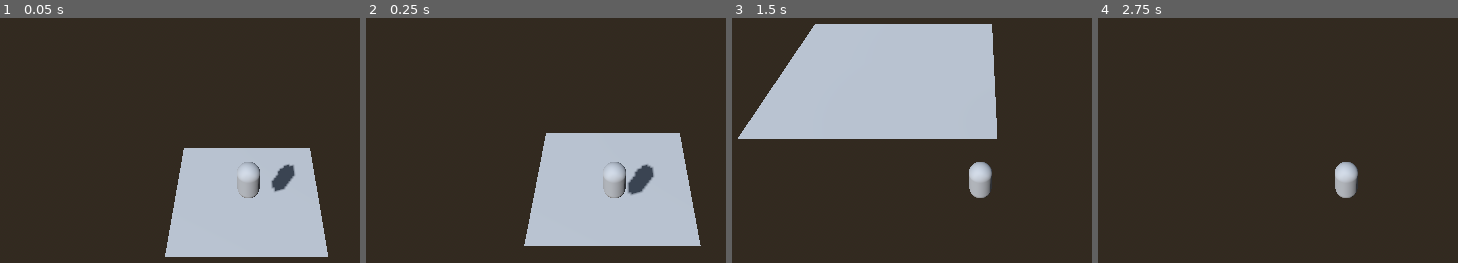
Above: before the commit, frames 1-4 (left to right).
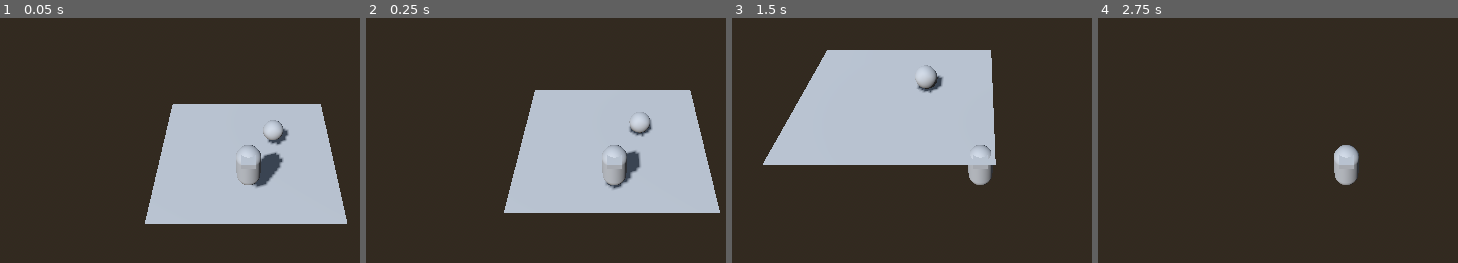
Above: after the commit, the same moments.

Repository: rockrick1/gmtk-jammers
Game: Godot game, scene res://Scenes/Game.tscn
Same seed, same stepped clock (60 frames per second), same inputs: the game is played once before the commit and once after it.
Inputs (mouse positions are in pixels of both pictures, inside the frame that each line leads up to):
- Up to frame 1 (0.05 s): no input
- Up to frame 2 (0.25 s): no input
- Up to frame 3 (1.5 s): move the mouse to (outside the picture) at 0.52 s; hold D (move_right) 0.53-1.28 s; hold 1 0.53-1.28 s; click (outside the picture) at 0.6 s; tap Space (jump, bound only after the commit) at 0.77, 1.07 s; move the mouse to (822, 201) at 1.27 s; hold S (move_down) from 1.28 s (still down); tap 1 at 1.35 s
- Up to frame 4 (2.75 s): tap Space (jump, bound only after the commit) at 1.52, 1.82, 2.3 s; tap 2 at 1.55 s; tap Enter at 2 s; move the mouse to (1425, 81) at 2.02 s; release S (move_down) at 2.03 s; hold D (move_right) from 2.03 s (still down); hold 2 from 2.03 s (still down)

The runs differ from the first frame. In frame 1, 20% of the frame differs, in the area x 40-97%, y 35-98%; in frame 2, 21%, in the area x 38-99%, y 29-94%; in frame 3, 17%; in frame 4, 1.1%.

Commit message:
wip: hunting system

Diff:
--- /dev/null
+++ b/Scenes/Characters/CharacterComponent.tscn
@@ -0,0 +1,14 @@
+[gd_scene load_steps=2 format=3 uid="uid://bjegsvqkgr671"]
+
+[ext_resource type="Script" path="res://Scripts/Characters/CharacterComponent.gd" id="1_klyxb"]
+
+[node name="CharacterComponent" type="Node"]
+script = ExtResource("1_klyxb")
+
+[node name="HealCooldown" type="Timer" parent="."]
+wait_time = 10.0
+
+[node name="HealTimer" type="Timer" parent="."]
+
+[connection signal="timeout" from="HealCooldown" to="." method="_on_heal_cooldown_timeout"]
+[connection signal="timeout" from="HealTimer" to="." method="_on_heal_timer_timeout"]
--- /dev/null
+++ b/Scenes/Characters/Frog.tscn
@@ -0,0 +1,20 @@
+[gd_scene load_steps=5 format=3 uid="uid://bnmyahwtankay"]
+
+[ext_resource type="Script" path="res://Scripts/Characters/BaseAnimal.gd" id="1_duv0k"]
+[ext_resource type="Script" path="res://Scripts/Characters/CharacterComponent.gd" id="2_hs6sr"]
+
+[sub_resource type="SphereMesh" id="SphereMesh_ke470"]
+
+[sub_resource type="SphereShape3D" id="SphereShape3D_ha06a"]
+
+[node name="Frog" type="CharacterBody3D"]
+script = ExtResource("1_duv0k")
+
+[node name="Mesh" type="MeshInstance3D" parent="."]
+mesh = SubResource("SphereMesh_ke470")
+
+[node name="CollisionShape3D" type="CollisionShape3D" parent="."]
+shape = SubResource("SphereShape3D_ha06a")
+
+[node name="CharacterComponent" type="Node" parent="."]
+script = ExtResource("2_hs6sr")
--- a/Scenes/Characters/Player.tscn
+++ b/Scenes/Characters/Player.tscn
@@ -1,30 +1,53 @@
-[gd_scene load_steps=9 format=3 uid="uid://3gq3wcfpsh33"]
+[gd_scene load_steps=12 format=3 uid="uid://3gq3wcfpsh33"]
 
 [ext_resource type="Script" path="res://Scripts/Characters/Player/Player.gd" id="1_rshrx"]
 [ext_resource type="Script" path="res://Scripts/Utils/StateMachine/StateMachine.gd" id="2_iykif"]
 [ext_resource type="Script" path="res://Scripts/Characters/Player/PlayerIdle.gd" id="3_otqqb"]
-[ext_resource type="Script" path="res://Scripts/Characters/CharacterComponent.gd" id="3_ryte0"]
 [ext_resource type="Script" path="res://Scripts/Characters/Player/PlayerRunning.gd" id="4_yl4hx"]
 [ext_resource type="Script" path="res://Scripts/Characters/Player/PlayerAirborne.gd" id="5_jw3ea"]
+[ext_resource type="PackedScene" uid="uid://bjegsvqkgr671" path="res://Scenes/Characters/CharacterComponent.tscn" id="6_m5ra8"]
 
 [sub_resource type="CapsuleMesh" id="CapsuleMesh_31ms4"]
 
+[sub_resource type="BoxMesh" id="BoxMesh_2ujir"]
+size = Vector3(0.555, 0.225, 0.67)
+
 [sub_resource type="BoxShape3D" id="BoxShape3D_5db7l"]
 size = Vector3(1, 2.02173, 1)
+
+[sub_resource type="BoxShape3D" id="BoxShape3D_jd05o"]
+size = Vector3(156.955, 0.0256348, 143.098)
+
+[sub_resource type="BoxShape3D" id="BoxShape3D_rqy33"]
+size = Vector3(2.61133, 1.96655, 2.09134)
 
 [node name="Player" type="CharacterBody3D"]
 script = ExtResource("1_rshrx")
 
 [node name="Mesh" type="MeshInstance3D" parent="."]
+transform = Transform3D(1, 0, 0, 0, 1, 0, 0, 0, 1, 0, 1.01323, 0)
 mesh = SubResource("CapsuleMesh_31ms4")
 
+[node name="Mesh2" type="MeshInstance3D" parent="."]
+transform = Transform3D(1, 0, 0, 0, 1, 0, 0, 0, 1, 0, 1.78233, 0.330191)
+mesh = SubResource("BoxMesh_2ujir")
+
 [node name="CollisionShape3D" type="CollisionShape3D" parent="."]
+transform = Transform3D(1, 0, 0, 0, 1, 0, 0, 0, 1, 0, 1.01323, 0)
 shape = SubResource("BoxShape3D_5db7l")
+
+[node name="CursorCastingPlane" type="Area3D" parent="."]
+collision_layer = 128
+collision_mask = 0
+
+[node name="CollisionShape3D" type="CollisionShape3D" parent="CursorCastingPlane"]
+shape = SubResource("BoxShape3D_jd05o")
 
 [node name="SpringArmPivot" type="Node3D" parent="."]
 
 [node name="SpringArm3D" type="SpringArm3D" parent="SpringArmPivot"]
 transform = Transform3D(1, 0, 0, 0, 0.588971, 0.808154, 0, -0.808154, 0.588971, 0, 0, 0)
+collision_mask = 0
 spring_length = 12.665
 
 [node name="Camera3D" type="Camera3D" parent="SpringArmPivot/SpringArm3D"]
@@ -45,10 +68,12 @@
 script = ExtResource("5_jw3ea")
 player = NodePath("../..")
 
-[node name="CharacterComponent" type="Node" parent="."]
-script = ExtResource("3_ryte0")
+[node name="CharacterComponent" parent="." instance=ExtResource("6_m5ra8")]
 
-[node name="HealCooldown" type="Timer" parent="CharacterComponent"]
-wait_time = 10.0
+[node name="AnimationTree" type="AnimationTree" parent="."]
 
-[node name="HealTimer" type="Timer" parent="CharacterComponent"]
+[node name="ConsumptionArea" type="Area3D" parent="."]
+
+[node name="CollisionShape3D" type="CollisionShape3D" parent="ConsumptionArea"]
+transform = Transform3D(1, 0, 0, 0, 1, 0, 0, 0, 1, 0, 1.08578, 1.27633)
+shape = SubResource("BoxShape3D_rqy33")
--- a/Scenes/Game.tscn
+++ b/Scenes/Game.tscn
@@ -1,6 +1,7 @@
-[gd_scene load_steps=7 format=3 uid="uid://bg5yhp0k2uryf"]
+[gd_scene load_steps=8 format=3 uid="uid://bg5yhp0k2uryf"]
 
 [ext_resource type="PackedScene" uid="uid://3gq3wcfpsh33" path="res://Scenes/Characters/Player.tscn" id="1_btau8"]
+[ext_resource type="PackedScene" uid="uid://bnmyahwtankay" path="res://Scenes/Characters/Frog.tscn" id="2_x23ra"]
 
 [sub_resource type="ProceduralSkyMaterial" id="ProceduralSkyMaterial_fafqq"]
 
@@ -35,4 +36,7 @@
 shape = SubResource("BoxShape3D_hu4ti")
 
 [node name="Player" parent="." instance=ExtResource("1_btau8")]
-transform = Transform3D(1, 0, 0, 0, 1, 0, 0, 0, 1, 0.103182, 4.74382, 2.31055)
+transform = Transform3D(1, 0, 0, 0, 1, 0, 0, 0, 1, 0.103182, 1.0067, 2.31055)
+
+[node name="Frog" parent="." instance=ExtResource("2_x23ra")]
+transform = Transform3D(1, 0, 0, 0, 1, 0, 0, 0, 1, 1.32305, 1.01528, -0.79849)
--- /dev/null
+++ b/Scripts/Characters/Ability.gd
@@ -0,0 +1,10 @@
+class_name Ability
+
+enum Type {
+	FrogJump,
+	MantisSlash,
+	DuckFlight,
+	CrabJet,
+	BearStomp,
+	DragonBreath
+}
--- /dev/null
+++ b/Scripts/Characters/BaseAnimal.gd
@@ -0,0 +1,17 @@
+class_name BaseAnimal
+extends CharacterBody3D
+
+const GRAVITY := 50
+
+@export var ability : Ability.Type
+
+@onready var cc := $CharacterComponent
+
+func consume():
+	queue_free()
+
+func _physics_process(delta: float) -> void:
+	velocity.y -= GRAVITY * delta
+
+	apply_floor_snap()
+	move_and_slide()
--- a/Scripts/Characters/CharacterComponent.gd
+++ b/Scripts/Characters/CharacterComponent.gd
@@ -9,7 +9,6 @@
 @export var base_run_speed := 5.0
 @export var base_jump_strength := 15.0
 @export var base_damage := 15.0
-@export var base_passive_healing := 15.0
 
 @onready var character : PhysicsBody3D = get_parent()
 @onready var current_health := base_health
@@ -19,10 +18,9 @@
 var _max_health_buff : float
 var _speed_buff : float
 var _damage_buff : float
-var _passive_healing_buff : float
 var _attack_speed_buff : float
 
-var items := {}
+var abilities := {}
 
 var max_health : float:
 	get:
@@ -33,15 +31,6 @@
 var run_speed : float:
 	get:
 		return base_run_speed * _speed_buff
-var damage_buff : float:
-	get:
-		return _damage_buff
-var passive_healing : float:
-	get:
-		return base_passive_healing * _passive_healing_buff
-var attack_speed_buff : float:
-	get:
-		return _attack_speed_buff
 
 func _ready():
 	reset_stats()
@@ -50,45 +39,17 @@
 	_max_health_buff = 0
 	_speed_buff = 1.0
 	_damage_buff = 1.0
-	_passive_healing_buff = 1.0
 	_attack_speed_buff = 1.0
 	apply_new_stats()
 
-#func recalculate_stats():
-	#reset_stats()
-	#for item in items.keys():
-		#for buff in item.buffs:
-			#add_buff(buff.type, buff.get_amount(items[item]))
-	#apply_new_stats()
+func add_ability(ability: Ability.Type):
+	if not abilities.has(ability):
+		abilities[ability] = 0
+	abilities[ability] += 1
 
-#func add_buff(type: BuffInfo.Type, amount: float):
-	#match type:
-		#BuffInfo.Type.ATTACK_SPEED:
-			#_attack_speed_buff += amount
-		#BuffInfo.Type.MAX_HEALTH:
-			#_max_health_buff += amount
-		#BuffInfo.Type.SPEED:
-			#_speed_buff += amount
-		#BuffInfo.Type.DAMAGE:
-			#_damage_buff += amount
-		#BuffInfo.Type.PASSIVE_HEALING:
-			#_passive_healing_buff += amount
-
-#func add_item(item: ItemResource):
-	##TODO this is horrible, rewrite this later
-	#if not items.has(item):
-		#items[item] = 0
-	#else:
-		#for buff in item.buffs:
-			#add_buff(buff.type, -buff.get_amount(items[item]))
-	#items[item] += 1
-	#for buff in item.buffs:
-		#add_buff(buff.type, buff.get_amount(items[item]))
-	#apply_new_stats()
+	apply_new_stats()
 
 func apply_new_stats():
-	#TODO improve this, healing more that 1 unit per heal is not currently possible
-	heal_timer.wait_time = 1 / passive_healing
 	stats_updated.emit()
 
 func take_damage(amount: float, push_force: Vector3 = Vector3.ZERO):
@@ -96,11 +57,11 @@
 	heal_timer.stop()
 	heal_cooldown.start()
 
-	if character is RigidBody3D:
-		character.apply_force(push_force)
-	elif character is CharacterBody3D:
-		character.snap_vector = Vector3.ZERO
-		character.velocity = push_force
+	#if character is RigidBody3D:
+		#character.apply_force(push_force)
+	#elif character is CharacterBody3D:
+		#character.snap_vector = Vector3.ZERO
+		#character.velocity = push_force
 
 	if current_health <= 0:
 		died.emit()
--- a/Scripts/Characters/Player/Player.gd
+++ b/Scripts/Characters/Player/Player.gd
@@ -11,6 +11,7 @@
 @onready var mesh : Node3D = $Mesh
 @onready var animator := $AnimationTree
 @onready var movement_state_machine := $MovementStateMachine
+@onready var consumption_area := $ConsumptionArea
 
 var cc : CharacterComponent:
 	get:
@@ -20,21 +21,16 @@
 
 func _ready():
 	pass
-	#cc.died.connect(_on_died)
+	cc.died.connect(_on_died)
 	#primary_weapon.shot_fired.connect(_on_primary_shot_fired)
 	#secondary_weapon.shot_fired.connect(_on_secondary_shot_fired)
 	movement_state_machine.initialize()
 
 func _process(_delta):
-	pass
-	#if Input.is_key_pressed(KEY_1):
-		#secondary_weapon.shot_fired.disconnect(_on_secondary_shot_fired)
-		#secondary_weapon = $Bazooka
-		#secondary_weapon.shot_fired.connect(_on_secondary_shot_fired)
-	#if Input.is_key_pressed(KEY_2):
-		#secondary_weapon.shot_fired.disconnect(_on_secondary_shot_fired)
-		#secondary_weapon = $Grapple
-		#secondary_weapon.shot_fired.connect(_on_secondary_shot_fired)
+	_look_at_cursor()
+
+	if Input.is_action_just_pressed("left_click"):
+		_try_consume()
 
 #func get_weapon_target_vector() -> Vector3:
 	#var target : Vector3
@@ -43,6 +39,21 @@
 	#else:
 		#target = (weapon_ray.target_position.z * weapon_ray.global_transform.basis.z) + weapon_ray.global_transform.origin
 	#return target
+
+func _look_at_cursor():
+	pass
+
+func _try_consume():
+	for body in consumption_area.get_overlapping_bodies():
+		if body is not BaseAnimal:
+			continue
+		_consume(body)
+		return
+
+func _consume(animal: BaseAnimal):
+	animal.consume()
+	cc.add_ability(animal.ability)
+	pass
 
 #func _on_primary_shot_fired():
 	#primary_weapon.spawn_projectiles(right_weapon_tip.global_position, get_weapon_target_vector())
--- a/project.godot
+++ b/project.godot
@@ -37,3 +37,18 @@
 "events": [Object(InputEventKey,"resource_local_to_scene":false,"resource_name":"","device":-1,"window_id":0,"alt_press …(192 unchanged characters)…
 ]
 }
+jump={
+"deadzone": 0.5,
+"events": [Object(InputEventKey,"resource_local_to_scene":false,"resource_name":"","device":-1,"window_id":0,"alt_pressed":false,"shift_pressed":false,"ctrl_pressed":false,"meta_pressed":false,"pressed":false,"keycode":0,"physical_keycode":32,"key_label":0,"unicode":32,"location":0,"echo":false,"script":null)
+]
+}
+left_click={
+"deadzone": 0.5,
+"events": [Object(InputEventMouseButton,"resource_local_to_scene":false,"resource_name":"","device":-1,"window_id":0,"alt_pressed":false,"shift_pressed":false,"ctrl_pressed":false,"meta_pressed":false,"button_mask":0,"position":Vector2(0, 0),"global_position":Vector2(0, 0),"factor":1.0,"button_index":1,"canceled":false,"pressed":false,"double_click":false,"script":null)
+]
+}
+right_click={
+"deadzone": 0.5,
+"events": [Object(InputEventMouseButton,"resource_local_to_scene":false,"resource_name":"","device":-1,"window_id":0,"alt_pressed":false,"shift_pressed":false,"ctrl_pressed":false,"meta_pressed":false,"button_mask":0,"position":Vector2(0, 0),"global_position":Vector2(0, 0),"factor":1.0,"button_index":2,"canceled":false,"pressed":false,"double_click":false,"script":null)
+]
+}
